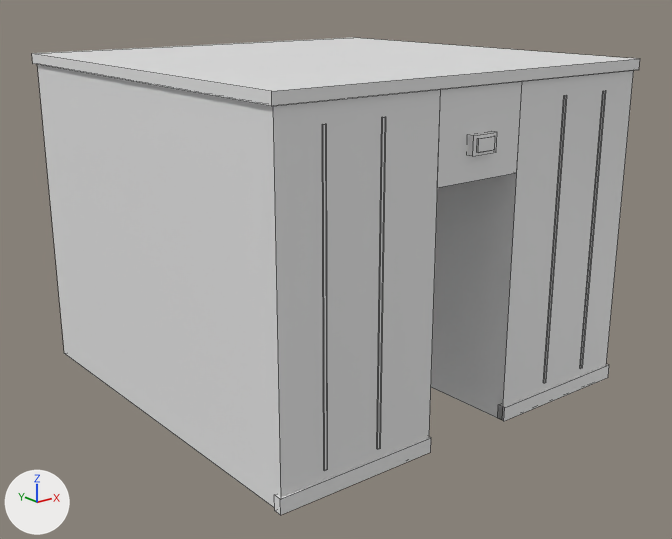
Two versions of the Blender file blender/sources/v31/soundbooth_exterior.blend, one commit apart.
Before and after are seen from a 50 mm lens placed at (-2.03, -2.08, 1.41), pointed at (-0.01, 0.44, 0.4). Lighting does not change. The marker at lower left points along +X, +Y and +Z. The picture after the commit comes second. Mesh edges are drawn as thin lines.

In view in the first picture: 'soundbooth_exterior'.
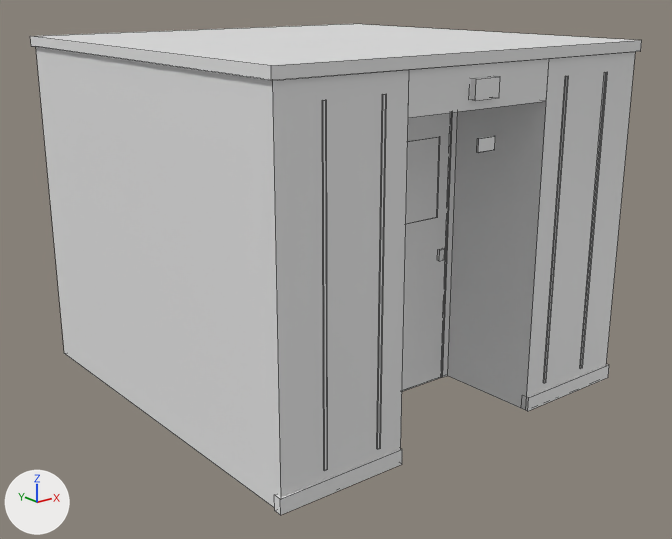
Pixel boxes [x1, y1, x2, y2] of what changed, in the pictures (672 x 539 px; the box of a moved part takes in the faces that stretch with it):
'soundbooth_exterior', reshaped: before [32, 38, 640, 515]; after [30, 24, 642, 515]
part 1 of me_soundbooth_exterior_mesh, moved or reshaped: before [37, 64, 441, 450]; after [36, 47, 409, 450]
part 2 of me_soundbooth_exterior_mesh, moved or reshaped: before [431, 70, 634, 420]; after [448, 52, 635, 410]
part 3 of me_soundbooth_exterior_mesh, moved or reshaped: before [437, 81, 522, 188]; after [408, 58, 549, 118]
part 4 of me_soundbooth_exterior_mesh, moved or reshaped: before [32, 38, 640, 106]; after [30, 24, 642, 81]
part 5 of me_soundbooth_exterior_mesh, moved or reshaped (not visible before): after [442, 112, 458, 377]
part 6 of me_soundbooth_exterior_mesh, moved or reshaped (not visible before): after [402, 113, 452, 391]
part 7 of me_soundbooth_exterior_mesh, moved or reshaped (not visible before): after [406, 137, 440, 224]
part 8 of me_soundbooth_exterior_mesh, moved or reshaped (not visible before): after [437, 248, 445, 261]
part 9 of me_soundbooth_exterior_mesh, moved or reshaped: before [468, 131, 497, 156]; after [470, 76, 500, 100]
part 10 of me_soundbooth_exterior_mesh, moved or reshaped: before [322, 117, 386, 471]; after [322, 94, 387, 471]
part 11 of me_soundbooth_exterior_mesh, moved or reshaped: before [543, 91, 606, 383]; after [543, 72, 608, 383]
part 12 of me_soundbooth_exterior_mesh, moved or reshaped: before [275, 437, 431, 515]; after [275, 448, 402, 515]
part 13 of me_soundbooth_exterior_mesh, moved or reshaped: before [498, 364, 609, 421]; after [521, 364, 609, 411]

Diff of the bpy script that builds the scene:
```diff
--- a/blender/sources/v31/soundbooth_exterior.blend.py
+++ b/blender/sources/v31/soundbooth_exterior.blend.py
@@ me_soundbooth_exterior_mesh @@
-me_soundbooth_exterior_mesh.from_pydata(...)  # 152 vertices, 114 faces; spans x -0.75..0.75, y -0.24..1.27, z 0.0..1.15
+me_soundbooth_exterior_mesh.from_pydata(...)  # 152 vertices, 114 faces; spans x -0.75..0.75, y -0.24..1.27, z 0.0..1.22
+# me_soundbooth_exterior_mesh part 1: the loose piece of 8 vertices spanning x -0.74..-0.17, y -0.22..1.25, z 0.0..1.12 is scaled about its middle by (0.788, 1, 1.05), then moved by (-0.06, 0.0, 0.03)
+# me_soundbooth_exterior_mesh part 2: the loose piece of 8 vertices spanning x 0.17..0.74, y -0.22..1.25, z 0.0..1.12 is scaled about its middle by (0.788, 1, 1.05), then moved by (0.06, 0.0, 0.03)
+# me_soundbooth_exterior_mesh part 3: the loose piece of 8 vertices spanning x -0.17..0.17, y -0.22..0.17, z 0.84..1.12 is scaled about its middle by (1.71, 1, 0.464), then moved by (0.0, 0.0, 0.13)
+# me_soundbooth_exterior_mesh part 4: the loose piece of 8 vertices spanning x -0.75..0.75, y -0.23..1.27, z 1.12..1.15 is moved by (0.0, 0.0, 0.06)
+# me_soundbooth_exterior_mesh part 5: the loose piece of 8 vertices spanning x 0.14..0.17, y 0.16..0.17, z 0.0..0.84 is scaled about its middle by (1, 1, 1.25), then moved by (0.12, 0.0, 0.1)
+# me_soundbooth_exterior_mesh part 6: the loose piece of 8 vertices spanning x -0.14..0.14, y 0.16..0.17, z 0.0..0.81 is scaled about the mesh origin by (1.83, 1, 1.26)
+# me_soundbooth_exterior_mesh part 7: the loose piece of 8 vertices spanning x -0.11..0.11, y 0.16, z 0.5..0.72 is scaled about its middle by (1.91, 1, 1.27), then moved by (0.0, 0.0, 0.15)
+# me_soundbooth_exterior_mesh part 8: the loose piece of 8 vertices spanning x 0.11..0.14, y 0.15..0.16, z 0.38..0.42 is moved by (0.11, 0.0, 0.08)
+# me_soundbooth_exterior_mesh part 9: the loose piece of 8 vertices spanning x -0.05..0.05, y -0.23..-0.21, z 0.92..0.98 is moved by (0.0, 0.0, 0.16)
+# me_soundbooth_exterior_mesh part 10
+for i in [121, 123, 125, 127, 129, 131, 133, 135]: me_soundbooth_exterior_mesh.vertices[i].co += Vector((0.0, 0.0, 0.06))
+# me_soundbooth_exterior_mesh part 11: 8 of 152 vertices moved; they spanned x 0.37..0.59, y -0.22, z 1.06 and now span x 0.37..0.59, y -0.22, z 1.12; mean shift (0.0, 0.0, 0.06); largest move (0.37, -0.22, 1.06) -> (0.37, -0.22, 1.12)
+# me_soundbooth_exterior_mesh part 12: 4 of 152 vertices moved; they spanned x -0.17, y -0.22..-0.19, z 0.0..0.05 and now span x -0.29, y -0.22..-0.19, z 0.0..0.05; mean shift (-0.12, 0.0, 0.0); largest move (-0.17, -0.22, 0.0) -> (-0.29, -0.22, 0.0)
+# me_soundbooth_exterior_mesh part 13: 4 of 152 vertices moved; they spanned x 0.17, y -0.22..-0.19, z 0.0..0.05 and now span x 0.29, y -0.22..-0.19, z 0.0..0.05; mean shift (0.12, 0.0, 0.0); largest move (0.17, -0.22, 0.0) -> (0.29, -0.22, 0.0)
+# other edits to the shape of me_soundbooth_exterior_mesh do not show in these pictures
 me_soundbooth_exterior_mesh.materials.append(mat_halka_vertexcolor)
```
